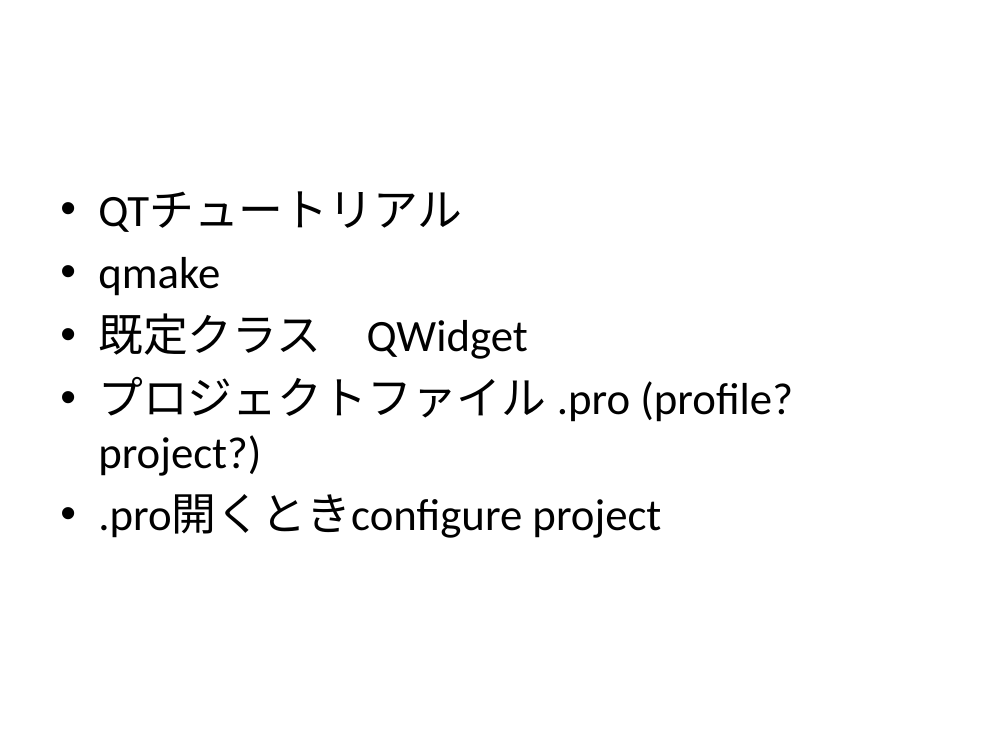
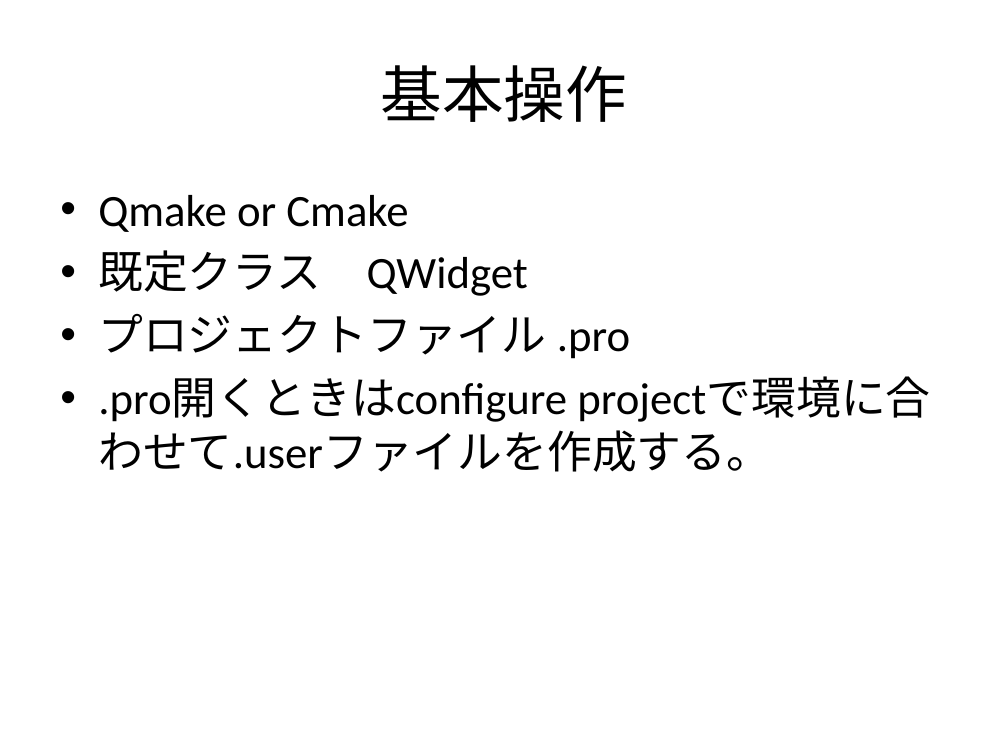
Before and after one commit to misaki-s/qt-widget-sample-app, a slide deck: slide 6 of QTのチュートリアル.pptx (slide 3 before the commit). Drawn at 1008x756 pixels with LibreOffice and Linux fonts; fonts in the diff are those of the drawing. Boxes give left, top, right and bottom in pixels: in the first picture for what was removed or moved away, otherwise in the second. Text is boxed around its words. In the diff, an @@ line names an element or a change of style, - is before the commit and + after.

```diff
--- a/QTのチュートリアル.pptx
+++ b/QTのチュートリアル.pptx
@@ title added at box(381, 65, 627, 122), 44 pt, text #000000 @@
+基本操作
@@ text at box(98, 195, 408, 232): text changed @@
-• QTチュートリアル
-• qmake
+• Qmake or Cmake
@@ text at box(98, 314, 771, 472): text changed @@
-• プロジェクトファイル .pro (profile? project?)
-• .pro開くときconfigure project
+• プロジェクトファイル .pro
+• .pro開くときはconfigure projectで環境に合わせて.userファイルを作成する。
```
Also in this commit, not shown: 3 other slides changed, 8 slides added, 5 slides removed.
